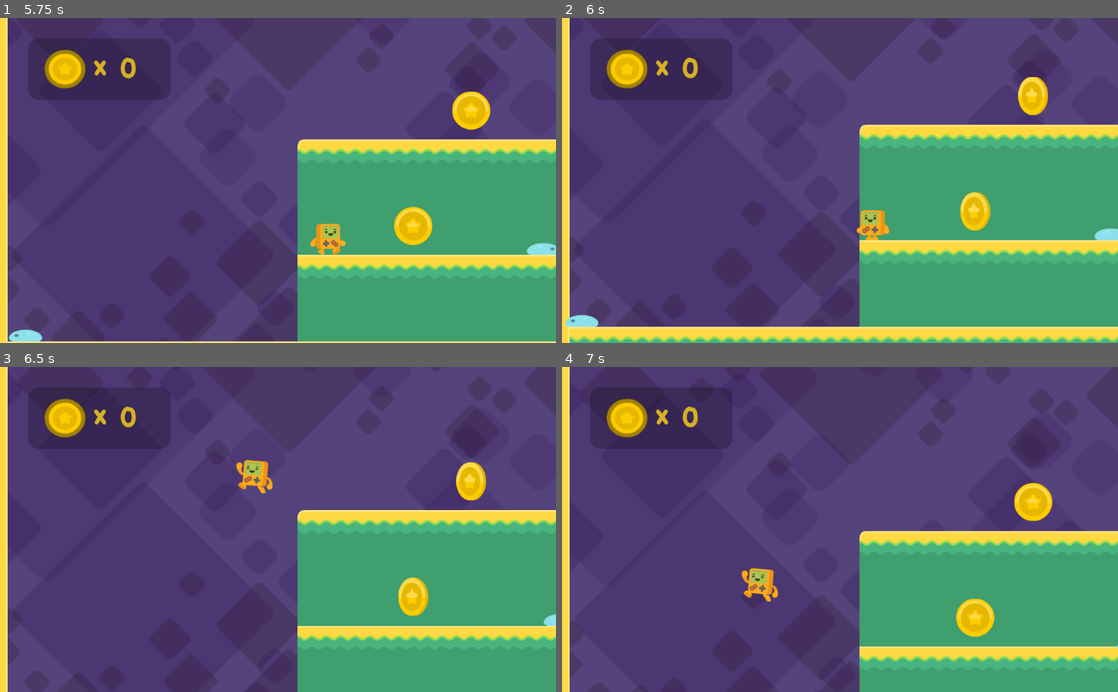
Above: before the commit, frames 1-4 (two rows, left to right).
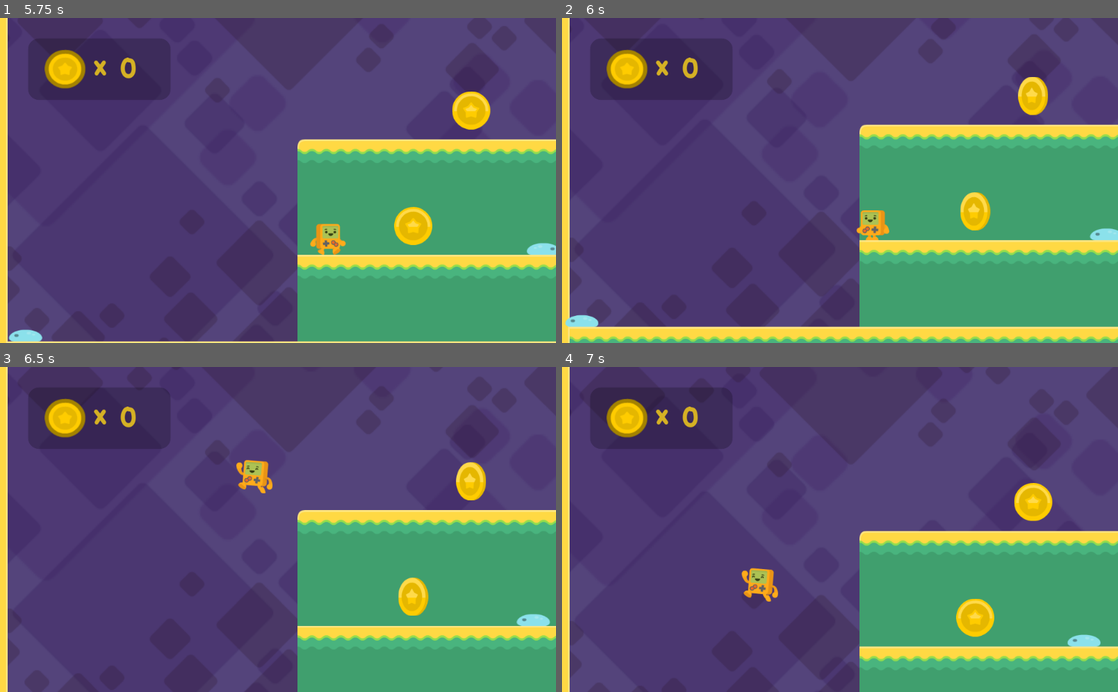
Above: after the commit, the same moments.

Repository: nkpresh/platforme-Game
Game: Godot game, scene res://Level1.tscn
Two runs of this game, one before a commit and one after it. Both use one fixed random seed, a clock stepped at 60 frames per second and the inputs below.
Inputs:
- Up to frame 1 (5.75 s): hold Right (right) 0.53-2.03 s; tap Up (jump) at 0.77, 1.52, 3.02, 3.77, 4.52 s; hold Left (left) 2.03-2.78 s; hold Right (right) 2.78-4.28 s; hold Left (left) 4.28-5.03 s; hold Right (right) from 5.03 s (still down)
- Up to frame 2 (6 s): release Right (right) at 5.78 s; hold Left (left) from 5.78 s (still down)
- Up to frame 3 (6.5 s): keep holding Left (left); tap Up (jump) at 6.02 s
- Up to frame 4 (7 s): keep holding Left (left); tap Up (jump) at 6.77 s

Frame 1 is identical in both runs. In frame 2, less than 0.1% of the frame differs, in the area x 94-100%, y 64-69%; in frame 3, 0.2%, in the area x 92-100%, y 76-80%; in frame 4, 0.2%.

Commit message:
cliff detection

Diff:
--- a/enemy.gd
+++ b/enemy.gd
@@ -2,16 +2,18 @@
 
 var velocity=Vector2()
 export var direction=-1
+export var detects_cliffs=true
 
 func _ready():
 	if direction==1:
 		$Sprite.flip_h=true
 	$floor_Checker.position.x=$CollisionShape2D.shape.get_extents().x*direction
+	$floor_Checker.enabled=detects_cliffs
 
 
 func _physics_process(delta):
 
-	if is_on_wall():
+	if is_on_wall() or not $floor_Checker.is_colliding() and is_on_floor():
 		direction*=-1
 		$Sprite.flip_h=not $Sprite.flip_h
 		$floor_Checker.position.x=$CollisionShape2D.shape.get_extents().x*direction
--- a/enemy.tscn
+++ b/enemy.tscn
@@ -35,3 +35,4 @@
 position = Vector2( 0, 1.059 )
 enabled = true
 cast_to = Vector2( 0, 20 )
+collision_mask = 2
